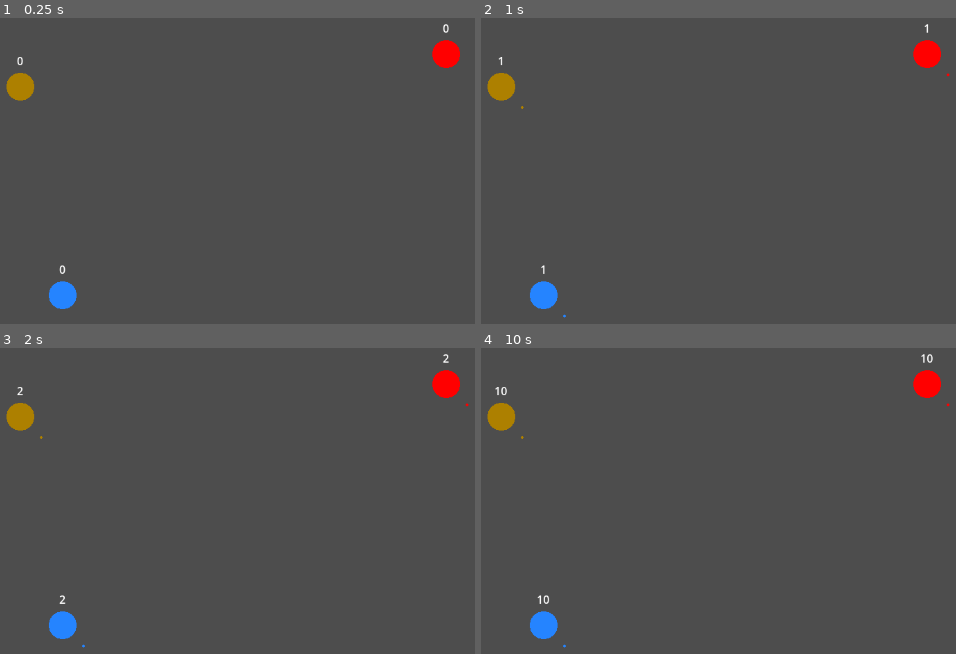
Above: before the commit, frames 1-4 (two rows, left to right).
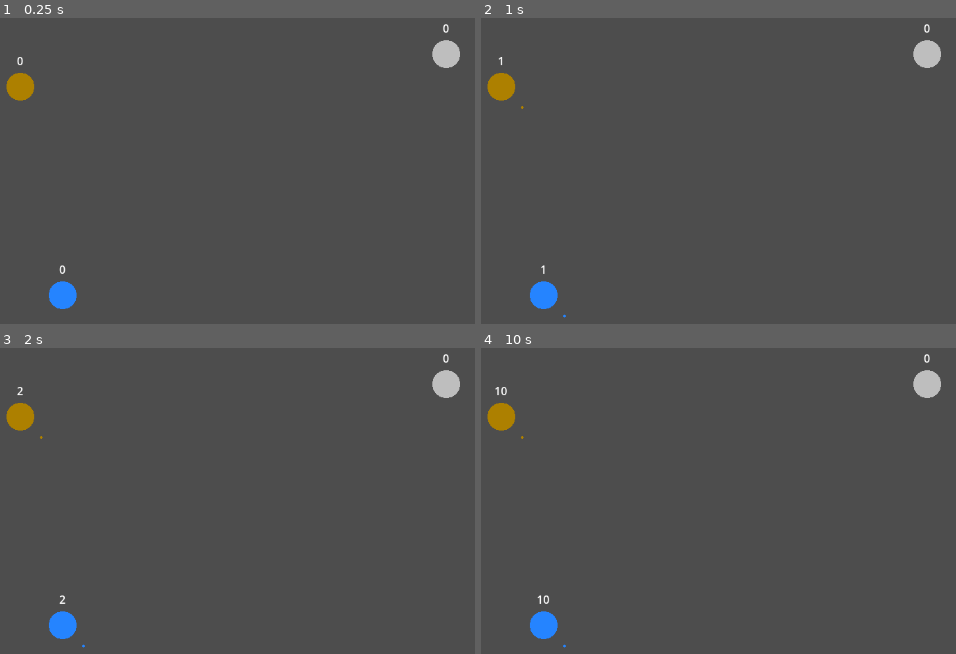
Above: after the commit, the same moments.

Repository: lenomirei/MyGame
Game: Godot game, scene res://level.tscn
Two runs of this game, one before a commit and one after it. Both use one fixed random seed, a clock stepped at 60 frames per second and the inputs below.
Inputs (mouse positions are in pixels of both pictures, inside the frame that each line leads up to):
- Up to frame 1 (0.25 s): no input
- Up to frame 2 (1 s): tap Enter at 0.5 s; move the mouse to (542, 296) at 0.52 s; click (542, 296) at 0.67 s
- Up to frame 3 (2 s): tap Space at 1.25 s; move the mouse to (52, 574) at 1.27 s; click (52, 574) at 1.42 s
- Up to frame 4 (10 s): tap Enter at 2, 3.5 s; move the mouse to (775, 455) at 2.02 s; click (775, 455) at 2.17 s; tap Space at 2.75, 4.25 s; move the mouse to (652, 641) at 2.77 s; click (652, 641) at 2.92 s; move the mouse to (932, 620) at 3.52 s; click (932, 620) at 3.67 s; move the mouse to (outside the picture) at 4.27 s; click (outside the picture) at 4.42 s; move the mouse to (732, 553) at 5.02 s; click (732, 553) at 5.17 s; move the mouse to (576, 439) at 5.77 s; click (576, 439) at 5.92 s; move the mouse to (870, 528) at 6.52 s; click (870, 528) at 6.67 s; move the mouse to (533, 574) at 7.27 s; click (533, 574) at 7.42 s; move the mouse to (775, 455) at 8.02 s; click (775, 455) at 8.17 s; move the mouse to (652, 641) at 8.77 s; click (652, 641) at 8.92 s; move the mouse to (932, 620) at 9.52 s; click (932, 620) at 9.67 s

The runs differ from the first frame. In frame 1, 0.4% of the frame differs, in the area x 90-97%, y 7-17%; in frame 2, 0.5%; in frame 3, 0.5%; in frame 4, 0.5%, in the area x 90-99%, y 1-20%.

Commit message:
[feat] Add neutral state. Add attack logic.

Diff:
--- a/country.gd
+++ b/country.gd
@@ -5,11 +5,17 @@
 signal connecting_enter()
 signal connecting_exit()
 
-@export var color: Color = Color.RED
+enum State {
+	NEUTRAL,
+	PLAYER,
+	ENEMY
+}
+
+@export var color: Color = Color.GRAY
 @export var radius: float = 20.0
-@export var under_player_countrol: bool = false
+@export var state: State = State.NEUTRAL
 @export var max_soldier_count: int = 50
-var spawn_cd: float = 1.0
+@export var spawn_cd: float = 1.0
 var soldier_class: PackedScene = preload("res://soldier.tscn") as PackedScene
 var mouse_enter: bool = false
 var connecting: bool = false
@@ -31,23 +37,43 @@
 			return collider
 	return null
 
+func _is_same_country(country: Country) -> bool:
+	return country.state == self.state
+
+func _handle_attack_soldier(soldier: Soldier, country: Country) -> void:
+	if _is_same_country(country):
+		$"Soldiers".add_child(soldier)
+	else:
+		var soldiers_count: int = $"Soldiers".get_child_count()
+		if soldiers_count > 0:
+			var top_soldier: Soldier = $Soldiers.get_child(0)
+			$"Soldiers".remove_child(top_soldier)
+			top_soldier.queue_free()
+			soldier.queue_free()
+		else:
+			$Soldiers.add_child(soldier)
+			captured(country)
+	_update_label()
+
 func _move_soldiers_to_target(target: Country) -> void:
 	if target != null:
 		for soldier in $"Soldiers".get_children():
 			soldier = soldier as Soldier
-			soldier.fly_to_another_country(target)
+			$"Soldiers".remove_child(soldier)
+			_update_label()
+			target._handle_attack_soldier(soldier, self)
 			pass
 	pass
 
 # Called every frame. 'delta' is the elapsed time since the previous frame.
 func _process(delta: float) -> void:
-	if connecting and under_player_countrol:
+	if connecting and state == State.PLAYER:
 		queue_redraw()
 
 func _draw() -> void:
 	draw_circle(Vector2.ZERO, radius, color)
 
-	if connecting and under_player_countrol:
+	if connecting and state == State.PLAYER:
 		var mouse_position: Vector2 = get_local_mouse_position()
 		draw_line(Vector2.ZERO, mouse_position, color, 5.0, true)
 
@@ -56,10 +82,11 @@
 	queue_redraw()
 
 func start_spawn() -> void:
-	var spawn_timer: Timer = $"Timer"
-	if spawn_timer.is_stopped():
-		spawn_timer.one_shot = false
-		spawn_timer.start(spawn_cd)
+	if state != State.NEUTRAL:
+		var spawn_timer: Timer = $"Timer"
+		if spawn_timer.is_stopped():
+			spawn_timer.one_shot = false
+			spawn_timer.start(spawn_cd)
 
 func _on_spawn_timer_timeout() -> void:
 	if $"Soldiers".get_child_count() < max_soldier_count:
@@ -86,13 +113,14 @@
 
 func captured(e_c: Country) -> void:
 	color = e_c.color
-	under_player_countrol = e_c.under_player_countrol
+	state = e_c.state
 	reset()
+	queue_redraw()
 	pass
 
 func reset() -> void:
 	start_spawn()
-	if under_player_countrol:
+	if state == State.PLAYER:
 		connect("mouse_entered", _player_on_mouse_entered)
 		connect("mouse_exited", _player_on_mouse_exited)
 
--- a/level.tscn
+++ b/level.tscn
@@ -11,9 +11,10 @@
 [node name="PlayerCountry" parent="." unique_id=576319512 instance=ExtResource("1_u52ul")]
 position = Vector2(360, 429)
 color = Color(0.14520842, 0.51802653, 0.99999994, 1)
-under_player_countrol = true
+state = 1
 
 [node name="Country" parent="." unique_id=653837030 instance=ExtResource("1_u52ul")]
 position = Vector2(299, 128)
 color = Color(0.6788892, 0.50372463, 0, 1)
+state = 2
 max_soldier_count = 30
--- a/soldier.gd
+++ b/soldier.gd
@@ -4,6 +4,8 @@
 
 @export var radius: float = 2.0
 var soldier_color: Color = Color.RED
+var moving: bool = false
+var target_point: Vector2
 
 func initialize(c: Color) -> void:
 	soldier_color = c
@@ -12,11 +14,13 @@
 func _ready() -> void:
 	pass
 
-func _physics_process(delta: float) -> void:
+func _process(delta: float) -> void:
 	pass
+	# if moving:
+	# 	position = position.move_toward(Vector2.ZERO, 1.0)
+	# else:
+	# 	# position = position.move_toward(Vector2.ZERO, 1.0)
+	# 	pass
 
 func _draw() -> void:
 	draw_circle(Vector2.ZERO, radius, soldier_color)
-
-func fly_to_another_country(target: Country) -> void:
-	pass
